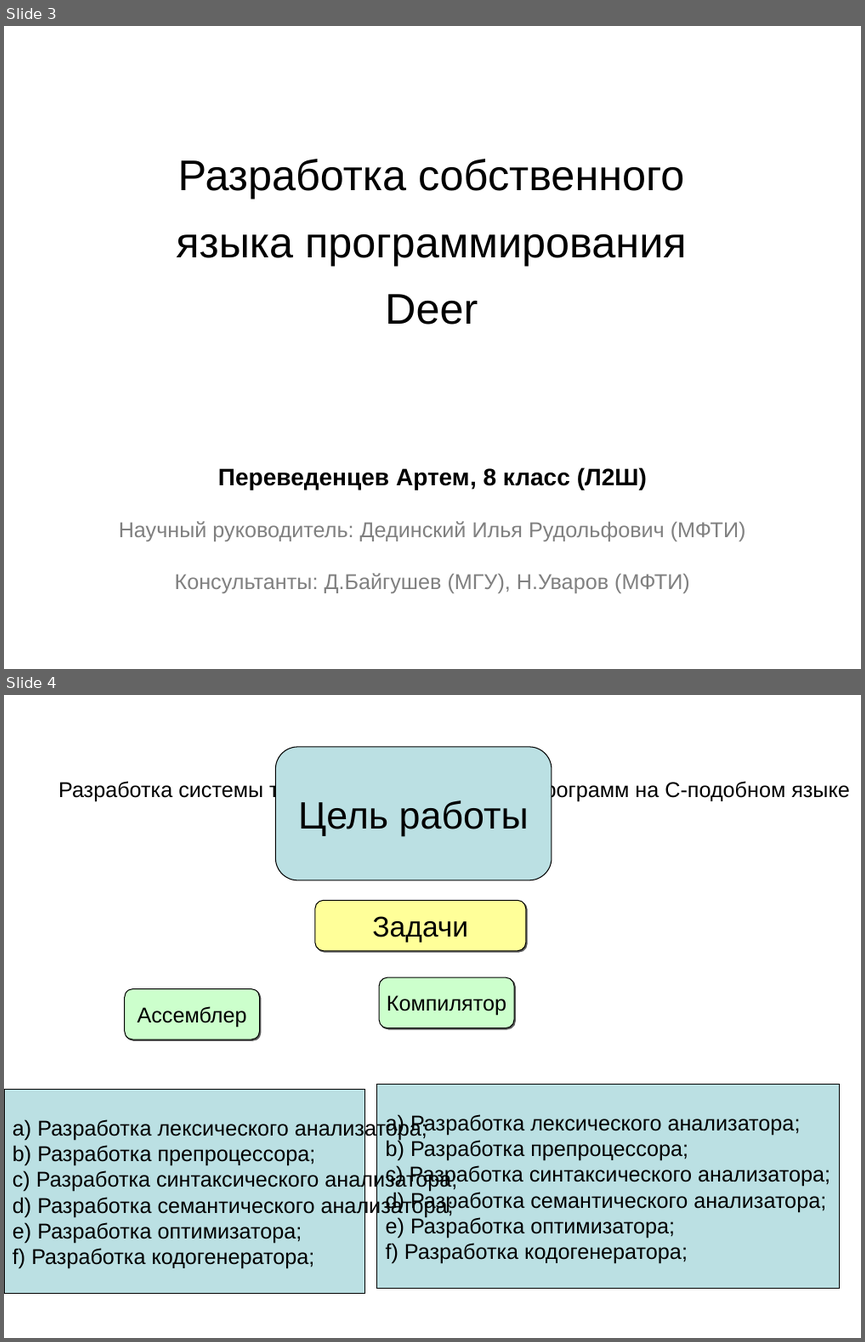
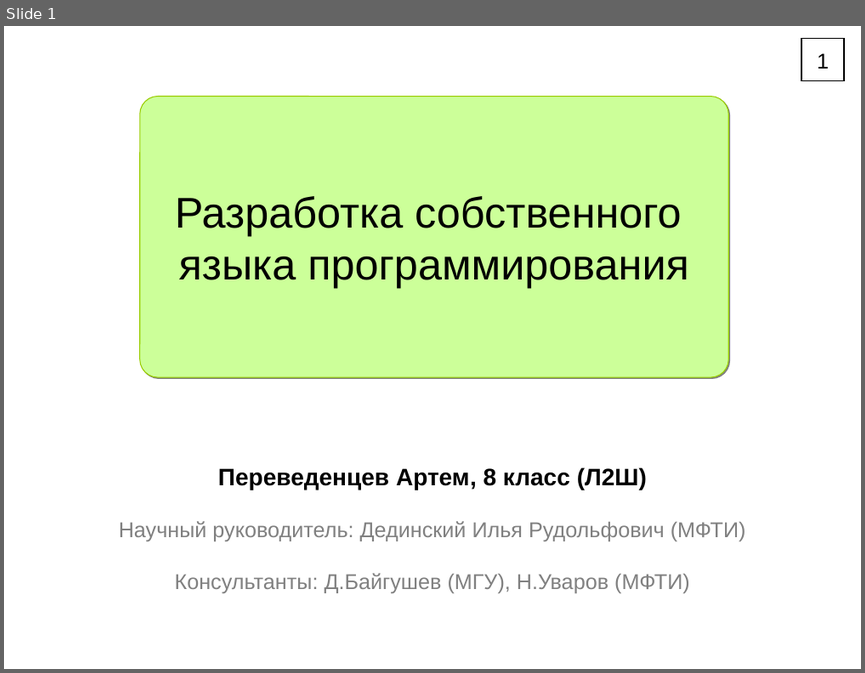
Before and after one commit to Klesomik/Compiler, a slide deck: Compiler/Theory/Report.ppt. Shown one above the other, each under a label of ours: slides 3 and 4 before the commit, slide 1 after it. The pictures are 865x1342 and 865x673 pixels, drawn with LibreOffice and Linux fonts; fonts in the diff are those of the drawing. Boxes give left, top, right and bottom in pixels: in the first picture for what was removed or moved away, otherwise in the second. Text is boxed around its words. In the diff, an @@ line names an element or a change of style, - is before the commit and + after.

```diff
--- a/Compiler/Theory/Report.ppt
+++ b/Compiler/Theory/Report.ppt
@@ slide 4 removed at (4,695,861,1338), background #FFFFFF @@
@@ rounded rectangle removed at (276,746,551,880) @@
-Цель работы
@@ text removed at (58,779,850,801) @@
-Разработка системы трансляции и исполнения программ на C-подобном языке
@@ rounded rectangle removed at (315,900,526,950) @@
-Задачи
@@ rounded rectangle removed at (125,989,260,1039) @@
-Ассемблер
@@ rounded rectangle removed at (380,978,515,1028) @@
-Компилятор
@@ rectangle removed at (4,1089,364,1293) @@
-a) Разработка лексического анализатора;
-b) Разработка препроцессора;
-c) Разработка синтаксического анализатора;
-d) Разработка семантического анализатора;
-e) Разработка оптимизатора;
-f) Разработка кодогенератора;
@@ rectangle removed at (376,1084,839,1288) @@
-a) Разработка лексического анализатора;
-b) Разработка препроцессора;
-c) Разработка синтаксического анализатора;
-d) Разработка семантического анализатора;
-e) Разработка оптимизатора;
-f) Разработка кодогенератора;
@@ what was slide 3 is now slide 1 @@
@@ slide 1 changed as well @@
@@ rectangle added at (801,39,845,82), fill #FFFFFF, outline #000000 0.74 pt, 18 pt, text #000000 @@
+1
@@ rounded rectangle "Разработка собственного": place and size @@
-rounded rectangle "Разработка собственного" at (176,159,687,324)
+rounded rectangle "Разработка собственного" at (140,97,729,377)
@@ rounded rectangle "Разработка собственного" at (140,97,729,377): vertical alignment top to middle; fill none to #CCFF99; outline none to #99CC00 0.74 pt; shadow on @@
@@ text in rounded rectangle at (175,196,689,288): text changed @@
-Разработка собственного языка программирования Deer
+Разработка собственного
+языка программирования
```
Also in this commit, not shown: 6 other slides changed, 5 slides added, 4 other slides removed, 19 other files.
